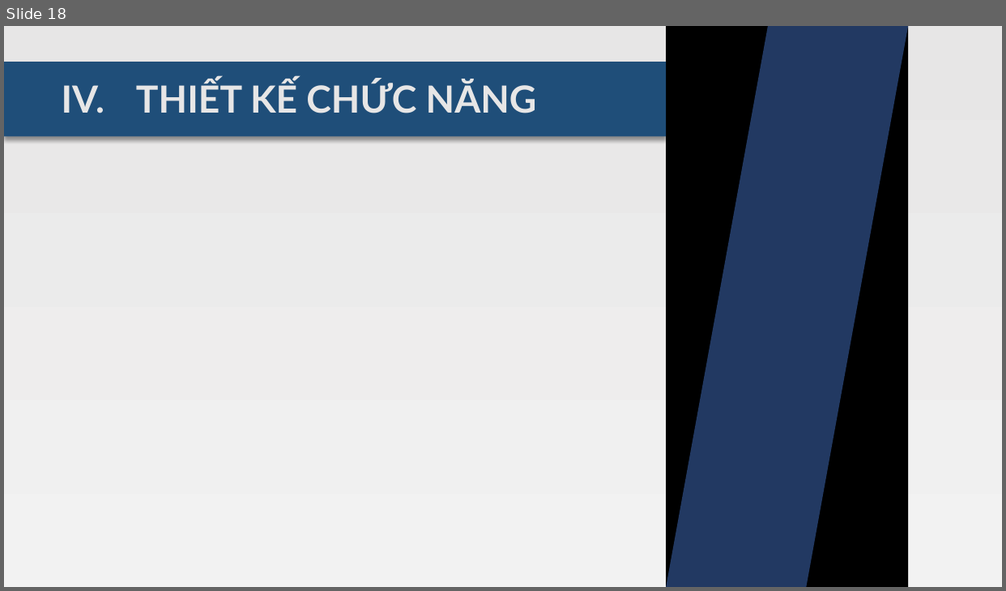
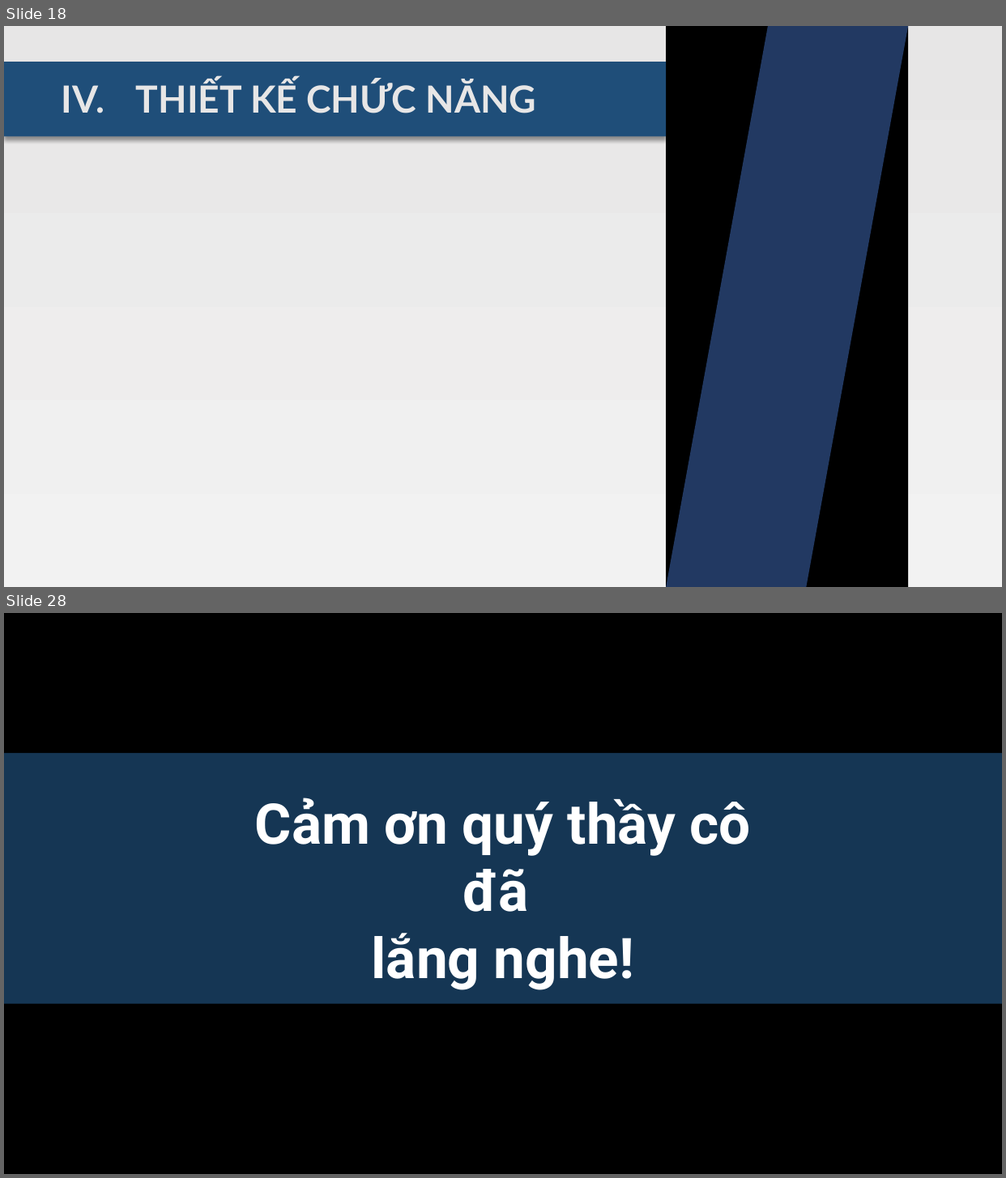
Before and after one commit to diennttlu/Graduation-Project, a slide deck: documents/implementations/slide.pptx. Shown one above the other, each under a label of ours: slide 18 before the commit, slides 18 and 28 after it; the slides between them are not shown. The pictures are 1006x591 and 1006x1178 pixels, drawn with LibreOffice and Linux fonts; fonts in the diff are those of the drawing. Boxes give left, top, right and bottom in pixels: in the first picture for what was removed or moved away, otherwise in the second. Text is boxed around its words. In the diff, an @@ line names an element or a change of style, - is before the commit and + after.

```diff
--- a/documents/implementations/slide.pptx
+++ b/documents/implementations/slide.pptx
@@ slide 28 added at (4,613,1002,1174), background gradient #E7E6E6 to #F2F2F2 @@
@@ rectangle added at (4,613,1002,1174), fill #000000 @@
@@ rectangle added at (4,753,1002,1003), fill #1F4E79 at 70% opacity @@
@@ text added at (255,798,751,990), 54 pt, text #FFFFFF, bold @@
+Cảm ơn quý thầy cô đã
+lắng nghe!
```
Also in this commit, not shown: 9 other slides added, 1 slide removed, 3 other files.
